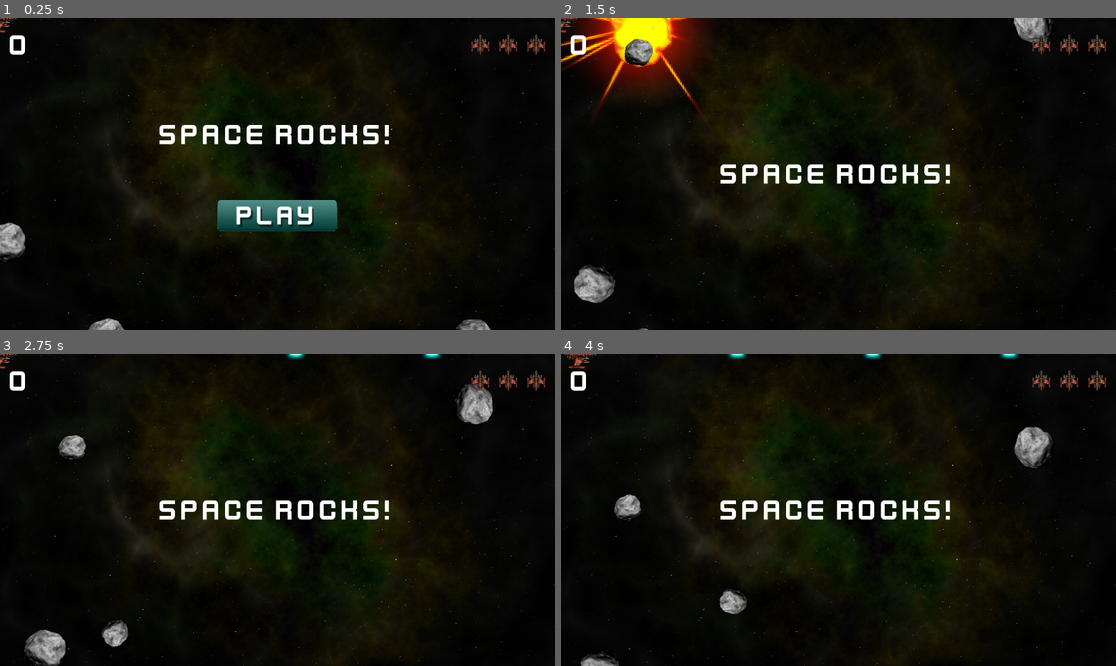
Above: before the commit, frames 1-4 (two rows, left to right).
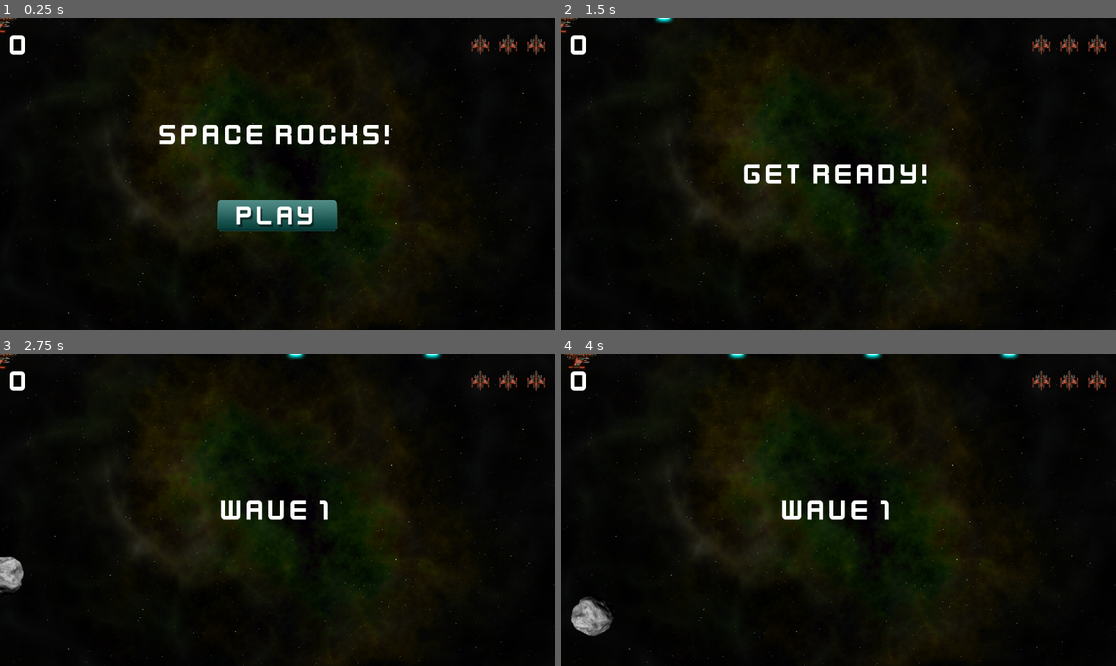
Above: after the commit, the same moments.

Repository: zenoplex/space-rocks
Game: Godot game, scene res://Main/main.tscn
The game is run twice, just before and just after one commit, with the same random seed, the same clock (stepped at 60 frames per second) and the same inputs.
Inputs (mouse positions are in pixels of both pictures, inside the frame that each line leads up to):
- Up to frame 1 (0.25 s): no input
- Up to frame 2 (1.5 s): click (838, 214) at 0.5 s; hold D (rotate_right) from 1.28 s (still down); hold Space (shoot) from 1.28 s (still down)
- Up to frame 3 (2.75 s): release D (rotate_right) at 2.03 s; release Space (shoot) at 2.03 s; hold A (rotate_left) from 2.03 s (still down); tap Space (shoot) at 2.1 s
- Up to frame 4 (4 s): release A (rotate_left) at 2.78 s; hold D (rotate_right) 2.78-3.53 s; hold Space (shoot) 2.78-3.53 s; hold W (thrust) from 3.53 s (still down); tap Space (shoot) at 3.6 s

The runs differ from the first frame. In frame 1, 0.8% of the frame differs, in the area x 0-89%, y 65-100%; in frame 2, 7.2%, in the area x 0-89%, y 0-100%; in frame 3, 3.6%; in frame 4, 3.4%.

Commit message:
feat: Add start_game signal connection

Diff:
--- a/Main/main.gd
+++ b/Main/main.gd
@@ -12,9 +12,6 @@
 # Called when the node enters the scene tree for the first time.
 func _ready() -> void:
 	screensize = get_viewport().get_visible_rect().size
-
-	for i in 3:
-		spawn_rock(getRockSpawnPosition(), getRockSpawnVelocity(), 3)
 
 # Called every frame. 'delta' is the elapsed time since the previous frame.
 func _process(_delta: float) -> void:
@@ -66,3 +63,7 @@
 		var new_position := position + direction * radius
 		var new_velocity := direction * linear_velocity.length() * 1.1
 		spawn_rock(new_position, new_velocity, size - 1)
+
+## Connected with hud's start_game signal
+func _on_hud_start_game() -> void:
+	new_game()
--- a/Main/main.tscn
+++ b/Main/main.tscn
@@ -35,3 +35,5 @@
 [node name="RockSpawn" type="PathFollow2D" parent="RockPath"]
 position = Vector2(1152, 0)
 rotation = 1.5708
+
+[connection signal="start_game" from="HUD" to="." method="_on_hud_start_game"]
